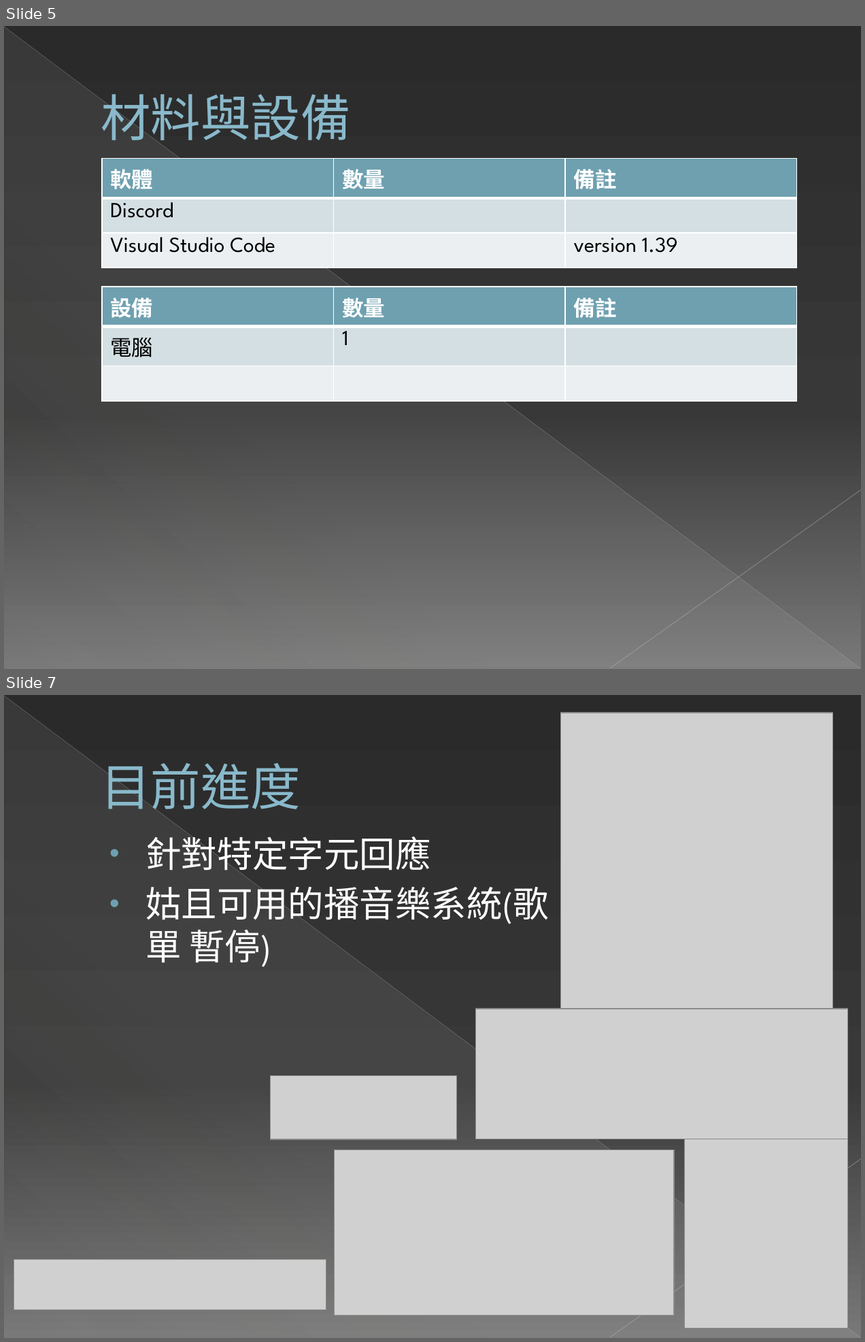
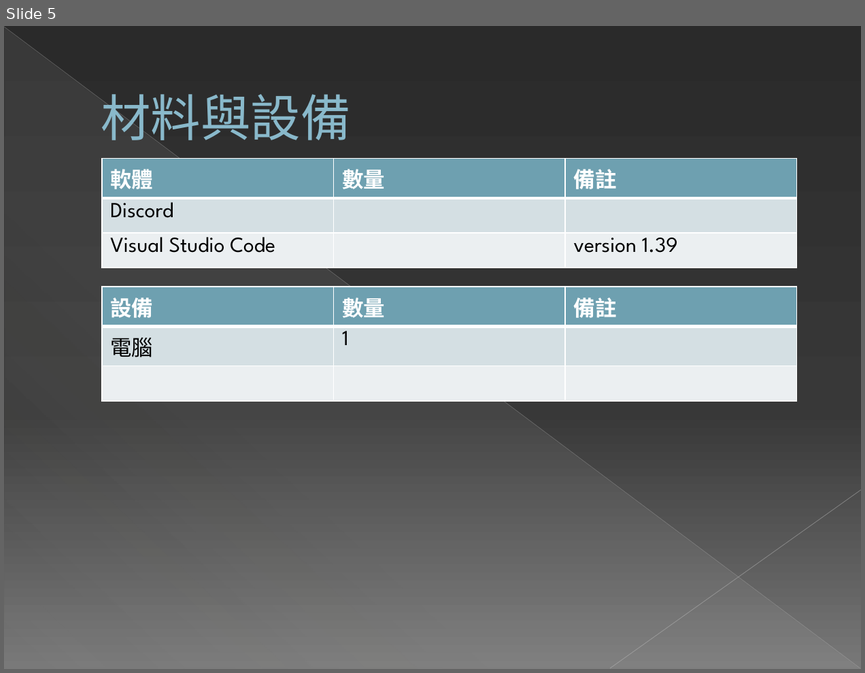
Before and after one commit to littlepanda419/justpanda, a slide deck: 專題.pptx. Shown one above the other, each under a label of ours: slides 5 and 7 before the commit, slide 5 after it; the slides between them are not shown. The pictures are 865x1342 and 865x673 pixels, drawn with LibreOffice and Linux fonts; fonts in the diff are those of the drawing; grey boxes stand for pictures. Boxes give left, top, right and bottom in pixels: in the first picture for what was removed or moved away, otherwise in the second. Text is boxed around its words. In the diff, an @@ line names an element or a change of style, - is before the commit and + after.

```diff
--- a/專題.pptx
+++ b/專題.pptx
@@ slide 7 removed at box(4, 695, 861, 1338), background gradient #2B2B2B to #393939 to #797979; not listed: 3 template elements that a slide beside it also shows @@
@@ picture removed at box(561, 713, 832, 1008) @@
@@ title removed at box(101, 763, 300, 817) @@
-目前進度
@@ text removed at box(145, 831, 549, 967) @@
-• 針對特定字元回應
-• 姑且可用的播音樂系統(歌單 暫停)
@@ picture removed at box(475, 1008, 847, 1139) @@
@@ picture removed at box(271, 1075, 456, 1139) @@
@@ picture removed at box(684, 1139, 847, 1327) @@
@@ picture removed at box(334, 1149, 673, 1314) @@
@@ picture removed at box(14, 1259, 326, 1309) @@
```
Also in this commit, not shown: 1 slide changed, 1 slide added, 12 other files.
